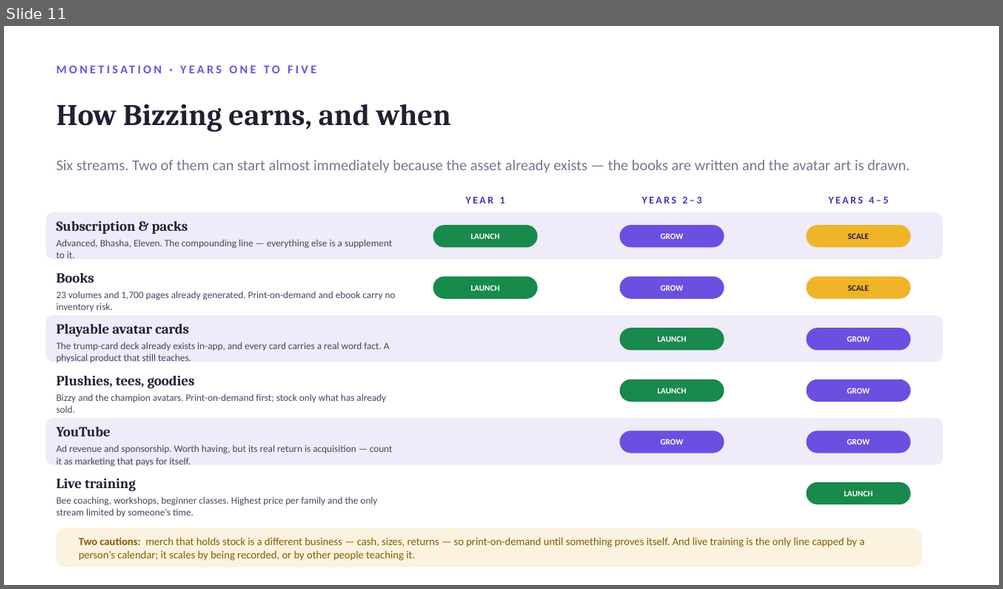
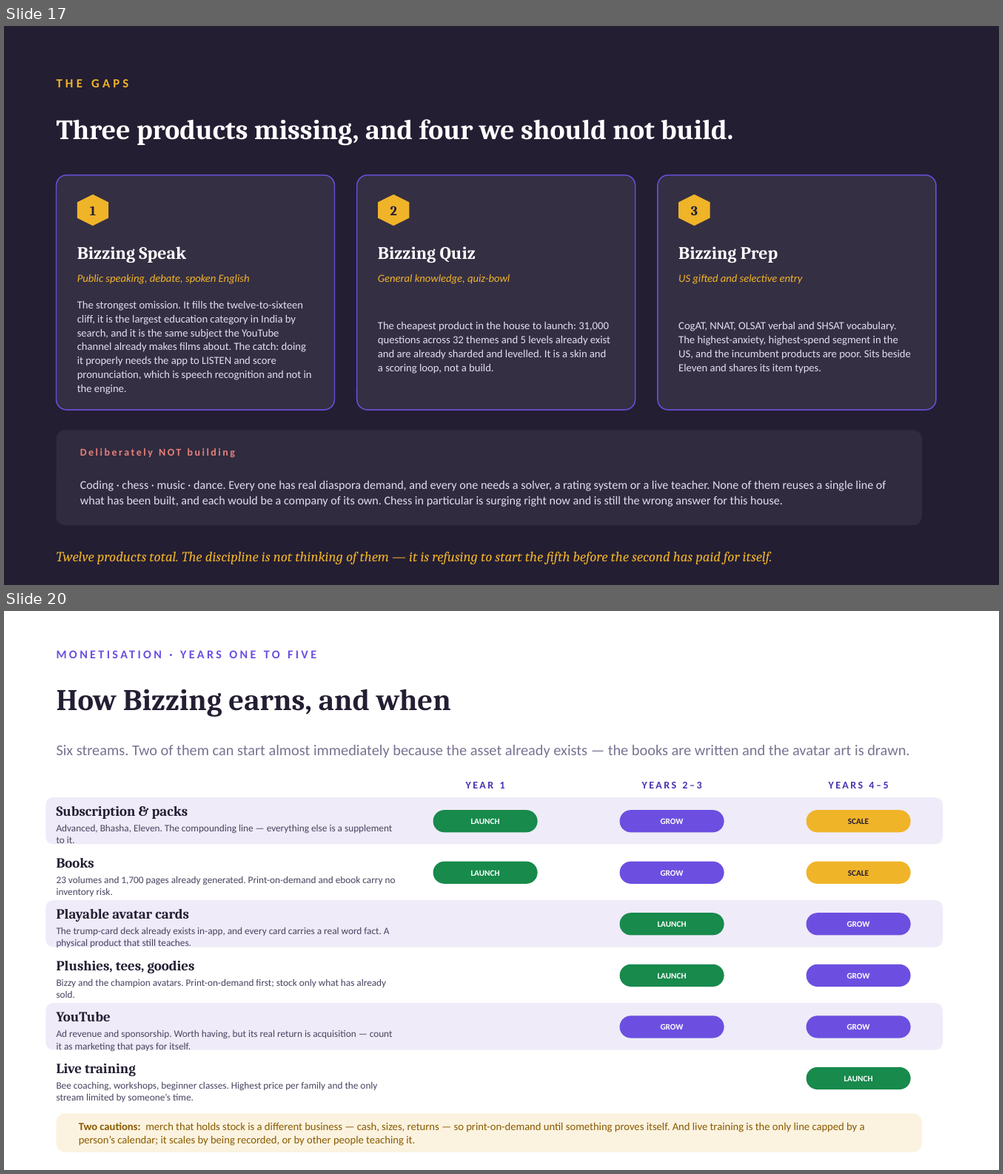
Before and after one commit to aayuvis/Bizzing-Bee, a slide deck: strategy/Bizzing-Strategy-Org.pptx. Shown one above the other, each under a label of ours: slide 11 before the commit, slides 17 and 20 after it; the slides between them are not shown. The pictures are 1003x589 and 1003x1174 pixels, drawn with LibreOffice and Linux fonts; fonts in the diff are those of the drawing. Boxes give left, top, right and bottom in pixels: in the first picture for what was removed or moved away, otherwise in the second. Text is boxed around its words. In the diff, an @@ line names an element or a change of style, - is before the commit and + after.

```diff
--- a/strategy/Bizzing-Strategy-Org.pptx
+++ b/strategy/Bizzing-Strategy-Org.pptx
@@ slide 17 added at [4, 26, 999, 585], background #241E33 @@
@@ text added at [57, 79, 128, 87], 12 pt, text #F0B429, bold @@
+THE GAPS
@@ text added at [57, 119, 733, 146], 27 pt, text #FFFFFF, bold @@
+Three products missing, and four we should not build.
@@ rounded rectangle added at [57, 175, 335, 410], fill #FFFFFF at 8% opacity, outline #6C4FE0 1 pt @@
@@ rounded rectangle added at [357, 175, 635, 410], fill #FFFFFF at 8% opacity, outline #6C4FE0 1 pt @@
@@ rounded rectangle added at [657, 175, 936, 410], fill #FFFFFF at 8% opacity, outline #6C4FE0 1 pt @@
@@ hexagon added at [77, 195, 108, 226], fill #F0B429 @@
@@ hexagon added at [378, 195, 409, 226], fill #F0B429 @@
@@ hexagon added at [678, 195, 710, 226], fill #F0B429 @@
@@ text added at [90, 207, 96, 215], 13 pt, text #241E33, bold @@
+1
@@ text added at [390, 206, 397, 215], 13 pt, text #241E33, bold @@
+2
@@ text added at [691, 206, 697, 215], 13 pt, text #241E33, bold @@
+3
@@ text added at [77, 247, 186, 263], 17 pt, text #FFFFFF, bold @@
+Bizzing Speak
@@ text added at [378, 247, 475, 263], 17 pt, text #FFFFFF, bold @@
+Bizzing Quiz
@@ text added at [678, 247, 777, 263], 17 pt, text #FFFFFF, bold @@
+Bizzing Prep
@@ text added at [77, 275, 250, 284], 10.5 pt, text #F0B429, italic @@
+Public speaking, debate, spoken English
@@ text added at [378, 275, 509, 284], 10.5 pt, text #F0B429, italic @@
+General knowledge, quiz-bowl
@@ text added at [678, 275, 802, 284], 10.5 pt, text #F0B429, italic @@
+US gifted and selective entry
@@ text added at [77, 301, 312, 395], 10.5 pt, text #E3DCF2 @@
+The strongest omission. It fills the twelve-to-sixteen cliff, it is the largest education category in India by search, and it is the same subject the YouTube channel already makes films about. The catch: doing it properly needs the app to LISTEN and score pronunciation, which is speech recognition and not in the engine.
@@ text added at [378, 322, 610, 374], 10.5 pt, text #E3DCF2 @@
+The cheapest product in the house to launch: 31,000 questions across 32 themes and 5 levels already exist and are already sharded and levelled. It is a skin and a scoring loop, not a build.
@@ text added at [678, 322, 910, 374], 10.5 pt, text #E3DCF2 @@
+CogAT, NNAT, OLSAT verbal and SHSAT vocabulary. The highest-anxiety, highest-spend segment in the US, and the incumbent products are poor. Sits beside Eleven and shares its item types.
@@ rounded rectangle added at [57, 430, 922, 526], fill #FFFFFF at 6% opacity @@
@@ text added at [80, 449, 236, 458], 10 pt, text #E8807A, bold @@
+Deliberately NOT building
@@ text added at [80, 481, 885, 507], 11.5 pt, text #E3DCF2 @@
+Coding · chess · music · dance. Every one has real diaspora demand, and every one needs a solver, a rating system or a live teacher. None of them reuses a single line of what has been built, and each would be a company of its own. Chess in particular is surging right now and is still the wrong answer for this house.
@@ text added at [57, 552, 772, 565], 13.5 pt, text #F0B429, italic @@
+Twelve products total. The discipline is not thinking of them — it is refusing to start the fifth before the second has paid for itself.
@@ what was slide 11 is now slide 20 @@
```
Also in this commit, not shown: 2 slides changed, 9 other slides added, 1 slide removed, 1 other file.
